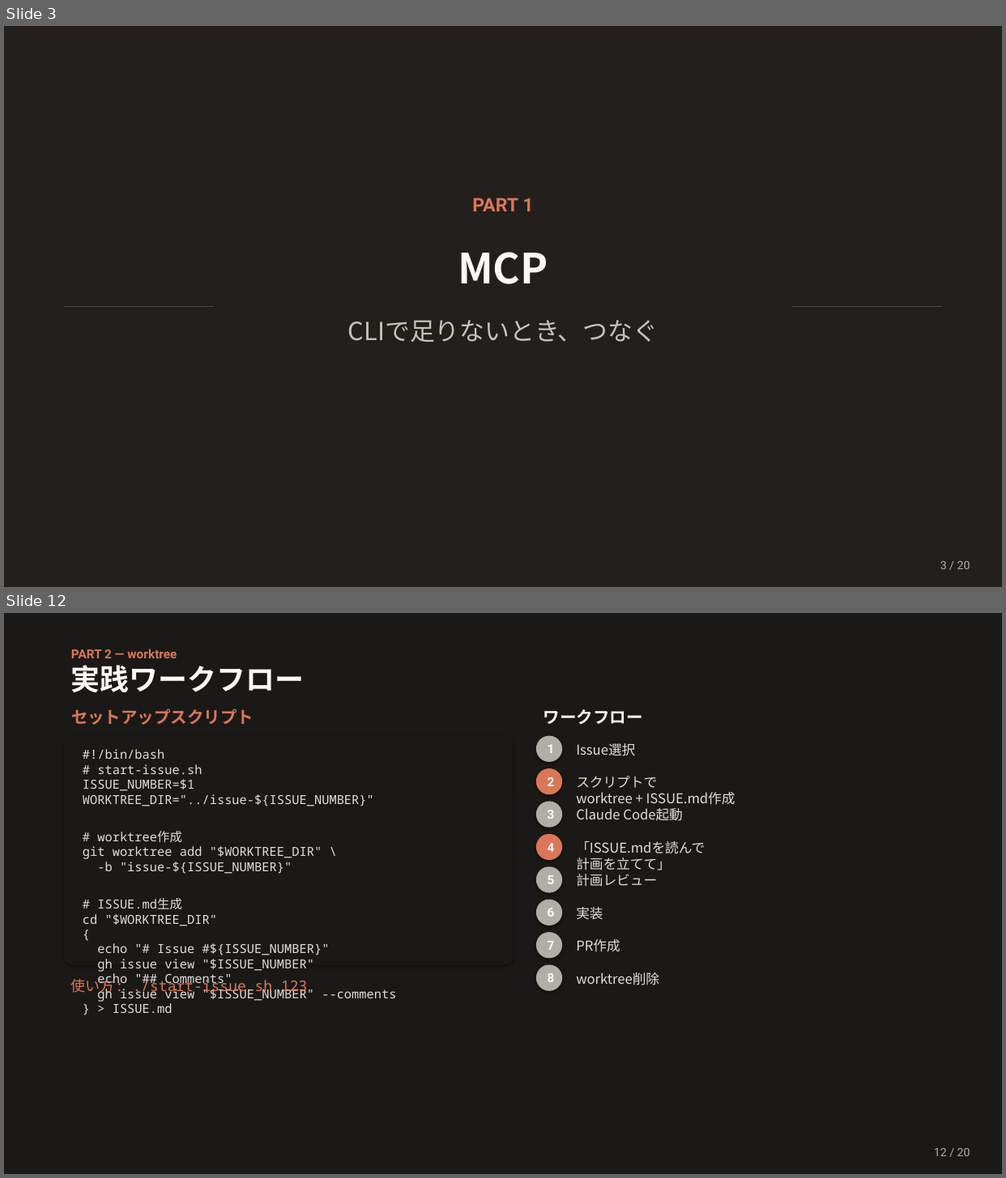
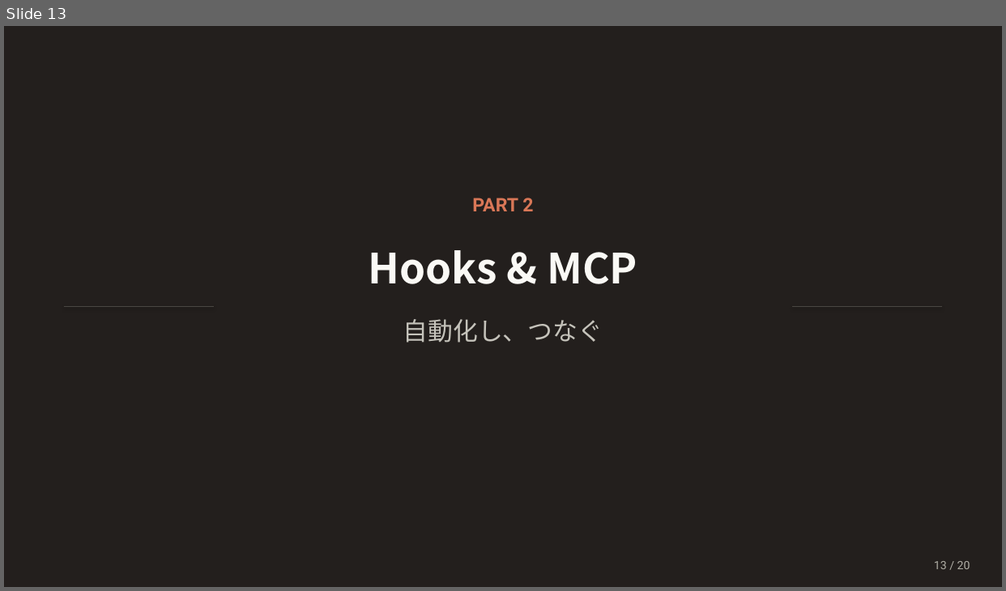
Before and after one commit to Ischca/zenn, a slide deck: slides/Claude_session3.pptx. Shown one above the other, each under a label of ours: slides 3 and 12 before the commit, slide 13 after it; the slides between them are not shown. The pictures are 1006x1178 and 1006x591 pixels, drawn with LibreOffice and Linux fonts; fonts in the diff are those of the drawing. Boxes give left, top, right and bottom in pixels: in the first picture for what was removed or moved away, otherwise in the second. Text is boxed around its words. In the diff, an @@ line names an element or a change of style, - is before the commit and + after.

```diff
--- a/slides/Claude_session3.pptx
+++ b/slides/Claude_session3.pptx
@@ slide 12 removed at [4,613,1002,1174], background #1B1918 @@
@@ text removed at [71,649,177,658] @@
-PART 2 — worktree
@@ text removed at [71,665,304,693] @@
-実践ワークフロー
@@ text removed at [71,709,253,725] @@
-セットアップスクリプト
@@ text removed at [543,709,643,724] @@
-ワークフロー
@@ rounded rectangle removed at [64,736,513,965] @@
@@ text removed at [83,749,396,1013] @@
-#!/bin/bash
-# start-issue.sh
-ISSUE_NUMBER=$1
-WORKTREE_DIR="../issue-${ISSUE_NUMBER}"
-# worktree作成
-git worktree add "$WORKTREE_DIR" \
--b "issue-${ISSUE_NUMBER}"
-# ISSUE.md生成
-cd "$WORKTREE_DIR"
-{
-echo "# Issue #${ISSUE_NUMBER}"
-gh issue view "$ISSUE_NUMBER"
-echo "## Comments"
-gh issue view "$ISSUE_NUMBER" --comments
-} > ISSUE.md
@@ ellipse removed at [536,736,562,762] @@
-1
@@ text removed at [576,743,635,756] @@
-Issue選択
@@ ellipse removed at [536,769,562,795] @@
-2
@@ text removed at [576,776,735,805] @@
-スクリプトで
-worktree + ISSUE.md作成
@@ ellipse removed at [536,802,562,828] @@
-3
@@ text removed at [576,808,683,821] @@
-Claude Code起動
@@ ellipse removed at [536,834,562,860] @@
-4
@@ text removed at [576,841,705,871] @@
-「ISSUE.mdを読んで
-計画を立てて」
@@ ellipse removed at [536,867,562,893] @@
-5
@@ text removed at [576,874,657,887] @@
-計画レビュー
@@ ellipse removed at [536,900,562,926] @@
-6
@@ text removed at [576,907,603,919] @@
-実装
@@ ellipse removed at [536,933,562,959] @@
-7
@@ text removed at [576,939,620,952] @@
-PR作成
@@ text removed at [71,976,307,995] @@
-使い方: ./start-issue.sh 123
@@ ellipse removed at [536,965,562,991] @@
-8
@@ text removed at [576,973,659,986] @@
-worktree削除
@@ text removed at [934,1148,970,1157] @@
-12 / 20
@@ what was slide 3 is now slide 13 @@
@@ slide 13 changed as well @@
@@ text at [472,198,533,211]: text changed @@
-PART 1
+PART 2
@@ text at [368,250,638,284]: text changed @@
-MCP
+Hooks & MCP
@@ text at [403,319,603,343]: text changed @@
-CLIで足りないとき、つなぐ
+自動化し、つなぐ
@@ text at [934,561,970,570]: text changed @@
-3 / 20
+13 / 20
```
Also in this commit, not shown: 11 other slides changed, 8 slides added, 7 other slides removed, 1 other file.
